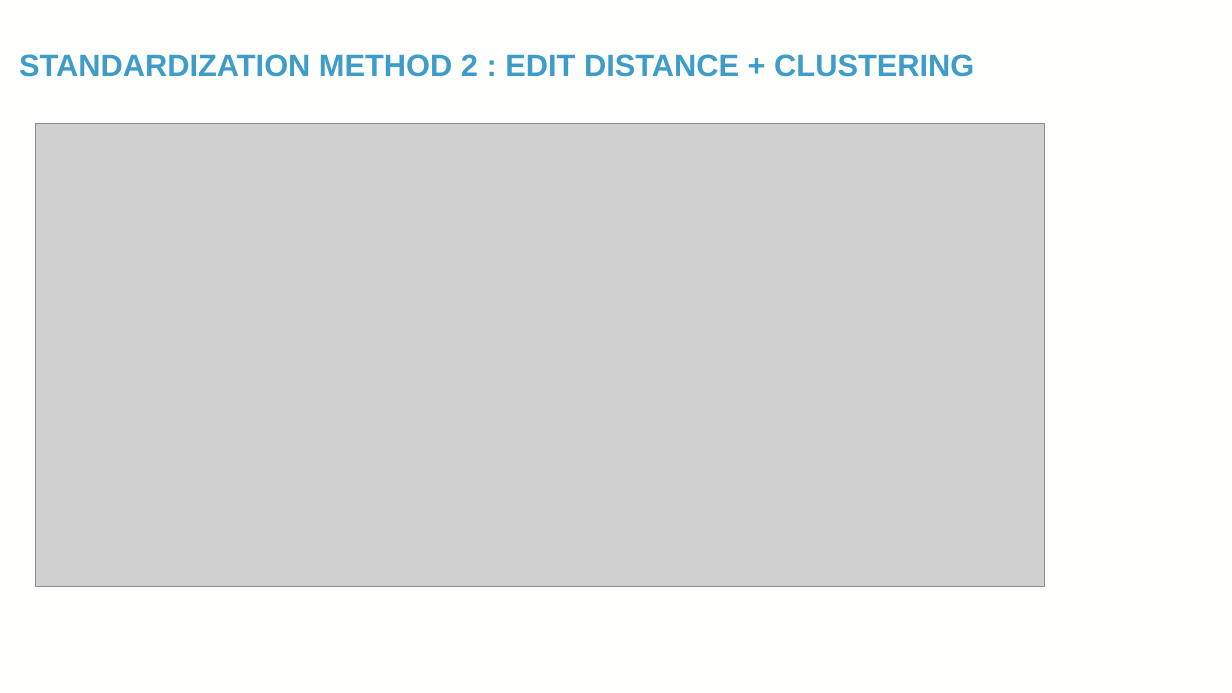
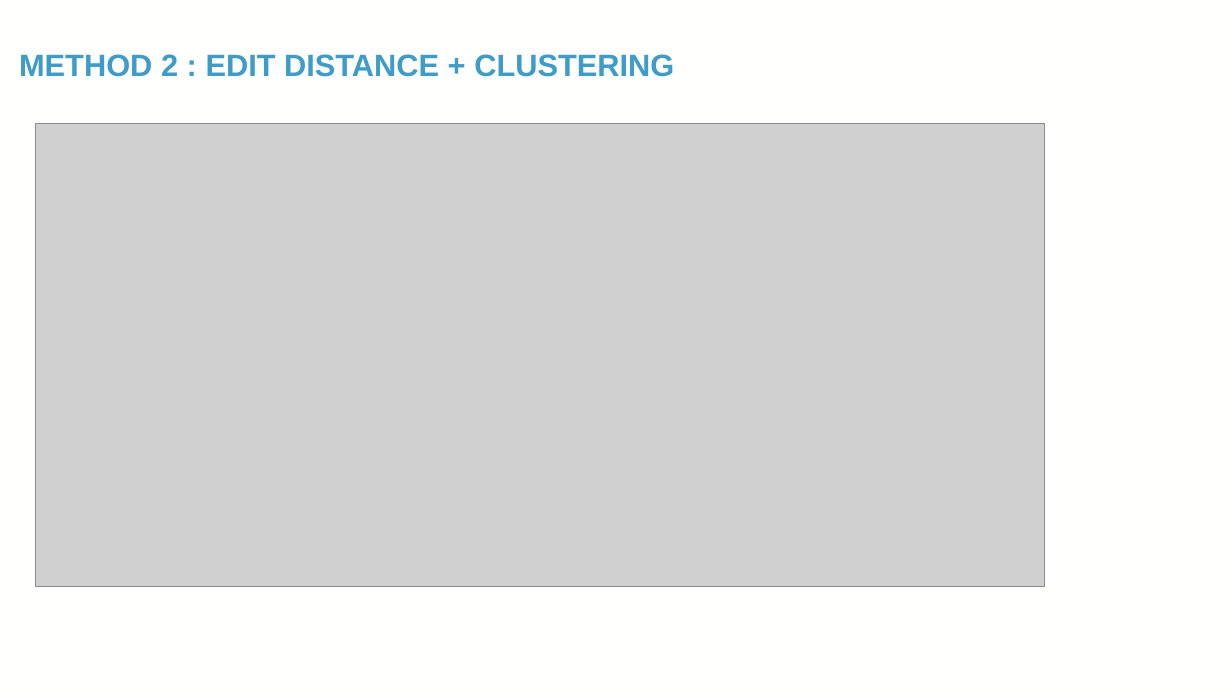
Before and after one commit to TaylorResearchLab/CANTOS, a slide deck: slide 20 of presentations/BIG_2024.pptx. Drawn at 1232x693 pixels with LibreOffice and Linux fonts; fonts in the diff are those of the drawing; grey boxes stand for pictures; background and template pictures are left out. Boxes give left, top, right and bottom in pixels: in the first picture for what was removed or moved away, otherwise in the second. Text is boxed around its words. In the diff, an @@ line names an element or a change of style, - is before the commit and + after.

Commit message:
adding standardization step to ppt

```diff
--- a/presentations/BIG_2024.pptx
+++ b/presentations/BIG_2024.pptx
@@ title at box(19, 54, 674, 77): text changed @@
-STANDARDIZATION METHOD 2 : EDIT DISTANCE + CLUSTERING
+METHOD 2 : EDIT DISTANCE + CLUSTERING
```
Also in this commit, not shown: 11 other slides changed, 7 slides added, 1 other file.
